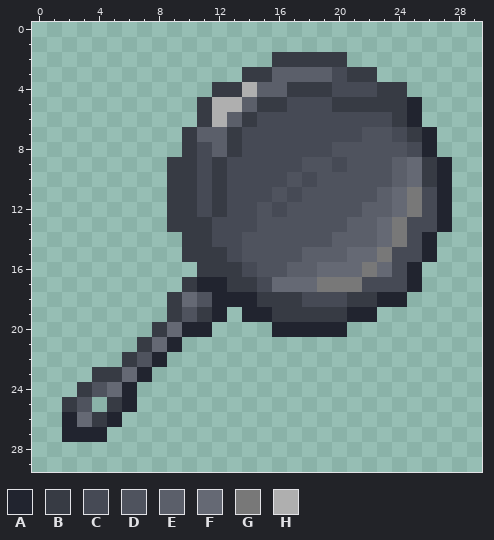
Pixel-art sprite: Sources/Modules/FoodModule/Projectiles/FryingPan.png. The picture above is the old version.
The file is 60x60 pixels, drawn in blocks of 2x2; one block is one cell here. Colours within 5 levels of each other are drawn and written as one.
Palette (. is transparent): A #21242f  B #373b44  C #464a55  D #4f535e  E #5b5f6a  F #656974  G #787878  H #afafaf
Pixels before, first column x 2:
 2 ..............BBBBB.......
 3 ............BBEEEECBB.....
 4 ..........BBHEEBBBCCCBB...
 5 .........BHHEBBCCCBBBBBA..
 6 .........BHEBCCCCCCCCCBA..
 7 ........BEEBCCCCCCCCDDCBA.
 8 ........BCEBCCCCCCDDDDDCA.
 9 .......BBCBCCCCCDDCDDDEFBA
10 .......BBCBCCCCDCDDDDDEFBA
11 .......BBCBCCCDCDDDDDEFGCA
12 .......BBCBCCDCDDDDDEEFGCA
13 .......BBBCCCDDDDDDEEFGCCA
14 ........BBCCDDDDDDEEEFGCA.
15 ........BBBCDDDDEEEFFGCCA.
16 .........BBBCDDEEFFFGFCA..
17 ........BAABBCFFFGGGCCCA..
18 .......BFDAAABBBCCCBBAA...
19 .......BDBA.AABBBBBAA.....
20 ......BFAA....AAAAA.......
21 .....BFA..................
22 ....BDA...................
23 ..BBFA....................
24 .BDFA.....................
25 BD.BA.....................
26 AFBA......................
27 AAA.......................
The same view after the edit:
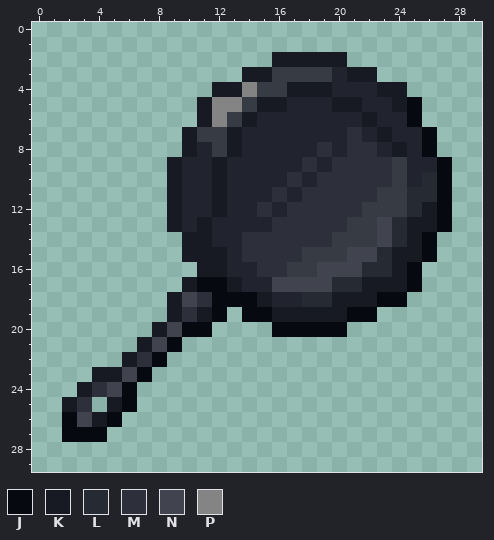
Colours new in this view: J #06090f  K #171a23  L #262a32  M #2d303a  N #41444e  P #848484
The exact change:
Changed rows in their new state; - is an unchanged pixel.
first column x 2:
 2 --------------KKKKK-------
 3 ------------KKBBBBAKK-----
 4 ----------KKPBBKKKAAAKK---
 5 ---------KPPBKKAAAKKAAKJ--
 6 ---------KPBKAAAAAAAKAAJ--
 7 --------KBBKAAAAAAAMAKAAJ-
 8 --------KABKAAAAAMAMMAKAJ-
 9 -------KAAKAAAAAMAMMMMBAAJ
10 -------KAAKAAAAMAMMMMMBALJ
11 -------KAAKAAAMAMMMMMBBLLJ
12 -------KAAKAAMAMMMMMBBBLKJ
13 -------KAKAAAAMMMMMBBNLKKJ
14 --------KKAAMMMMMMBBBNLKJ-
15 --------KKKAMMMMBBBNNLKKJ-
16 ---------KKAAMMBBNNNLLKJ--
17 --------KJJKAANNNNLLKKKJ--
18 -------KNMJJJKAALLKKKJJ---
19 -------KMKJ-JJKKKKKJJ-----
20 ------KNJJ----JJJJJ-------
21 -----KNJ------------------
22 ----KMJ-------------------
23 --KKNJ--------------------
24 -KMNJ---------------------
25 KM-KJ---------------------
26 JNKJ----------------------
27 JJJ-----------------------
